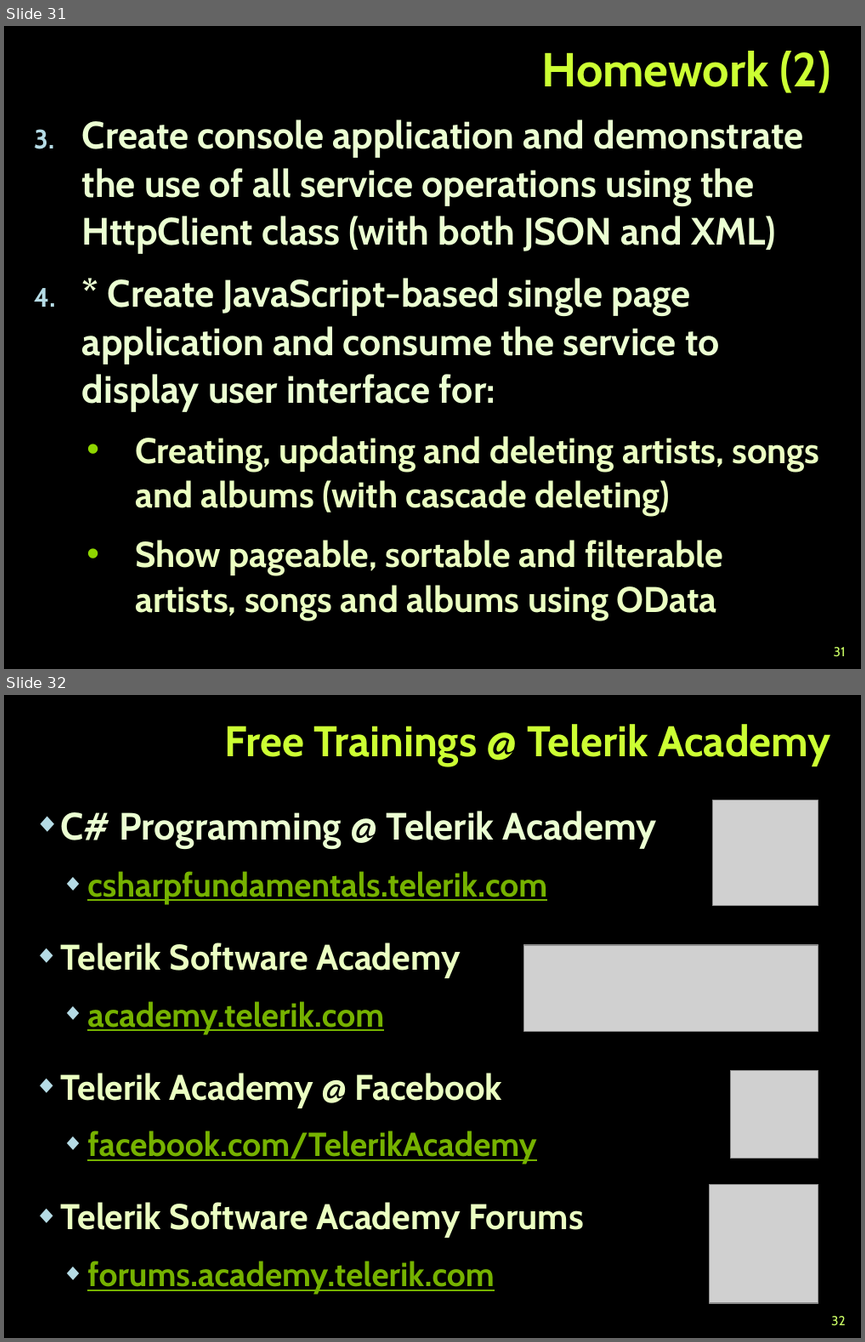
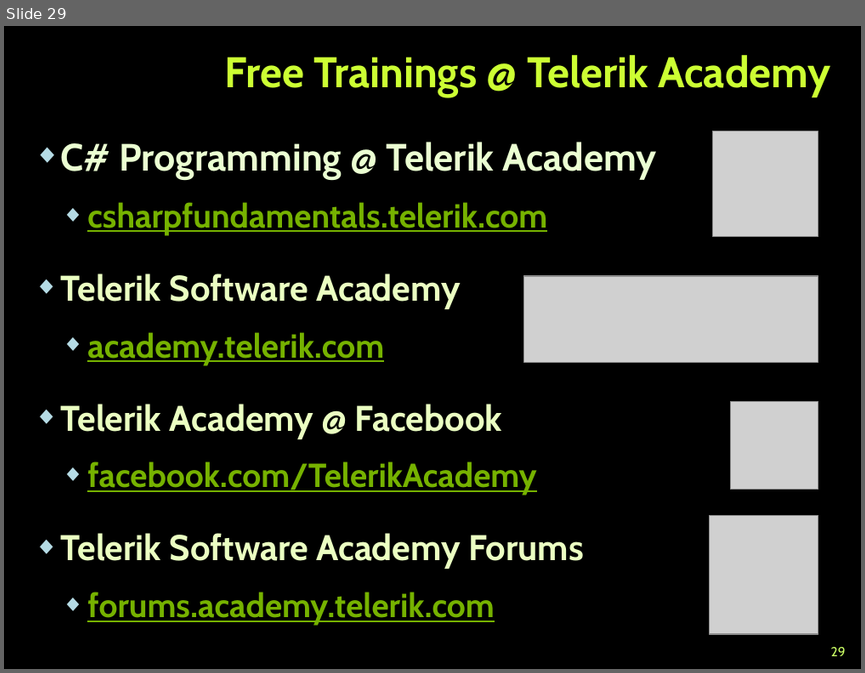
Before and after one commit to TelerikAcademy/Web-Services-and-Cloud, a slide deck: 2. ASP.NET-Web-API/ASP.NET-Web-API.pptx. Shown one above the other, each under a label of ours: slides 31 and 32 before the commit, slide 29 after it. The pictures are 865x1342 and 865x673 pixels, drawn with LibreOffice and Linux fonts; fonts in the diff are those of the drawing; grey boxes stand for pictures; background and template pictures are left out. Boxes give left, top, right and bottom in pixels: in the first picture for what was removed or moved away, otherwise in the second. Text is boxed around its words. In the diff, an @@ line names an element or a change of style, - is before the commit and + after.

```diff
--- a/2. ASP.NET-Web-API/ASP.NET-Web-API.pptx
+++ b/2. ASP.NET-Web-API/ASP.NET-Web-API.pptx
@@ slide 31 removed at (4,26,861,669), background picture (left out) @@
@@ title removed at (541,51,831,93) @@
-Homework (2)
@@ text removed at (82,120,819,620) @@
-3. Create console application and demonstrate the use of all service operations using the HttpClient class (with both JSON and XML)
-4. * Create JavaScript-based single page application and consume the service to display user interface for:
-  • Creating, updating and deleting artists, songs and albums (with cascade deleting)
-  • Show pageable, sortable and filterable artists, songs and albums using OData
@@ page number removed at (834,646,846,656) @@
-31
@@ what was slide 32 is now slide 29 @@
@@ page number at (831,646,846,656): text changed @@
-32
+29
```
Also in this commit, not shown: 2 other slides removed, 1 other file.
